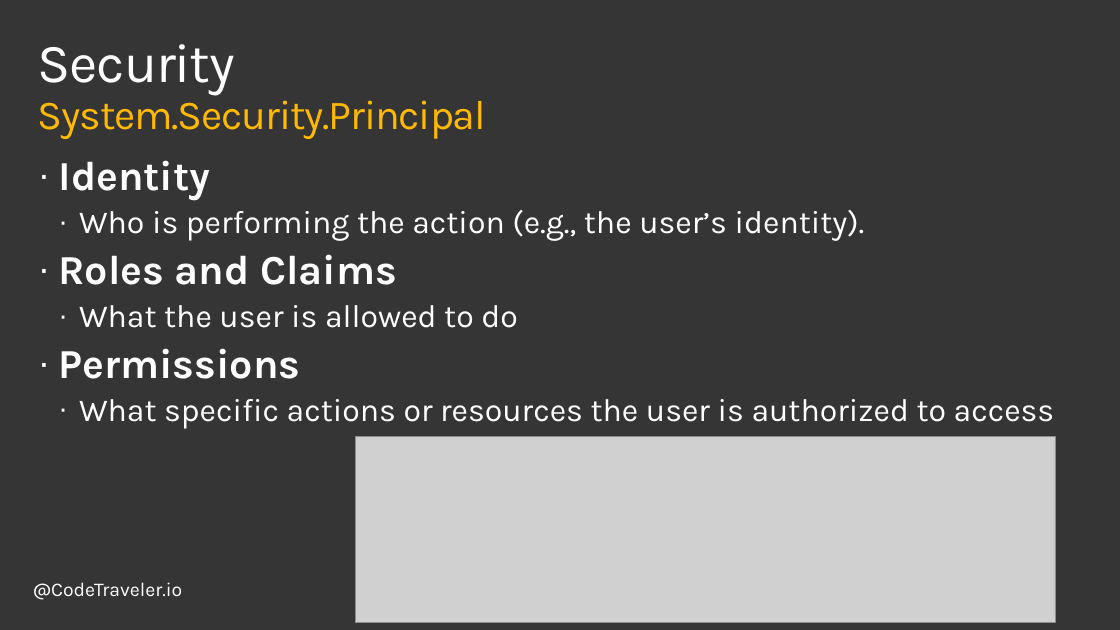
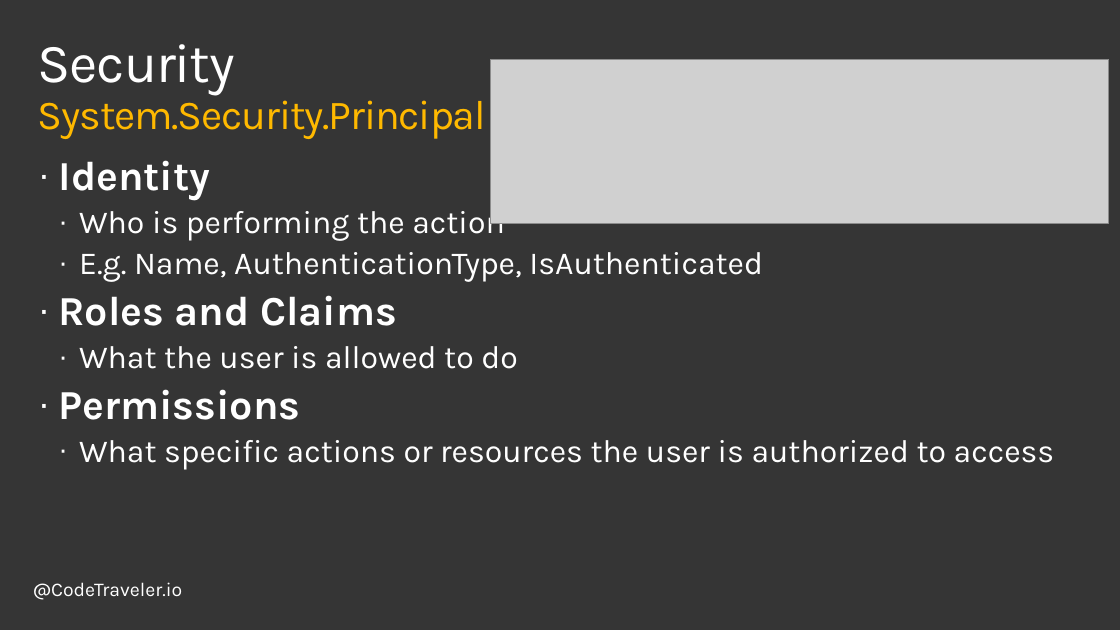
Before and after one commit to TheCodeTraveler/BecomeAnExpertWithAsyncAwait, a slide deck: slide 3 of 3. .NET Internals/Internals.pptx. Drawn at 1120x630 pixels with LibreOffice and Linux fonts; fonts in the diff are those of the drawing; grey boxes stand for pictures; background and template pictures are left out. Boxes give left, top, right and bottom in pixels: in the first picture for what was removed or moved away, otherwise in the second. Text is boxed around its words. In the diff, an @@ line names an element or a change of style, - is before the commit and + after.

```diff
--- a/3. .NET Internals/Internals.pptx
+++ b/3. .NET Internals/Internals.pptx
@@ picture: place and size @@
-picture at [355,436,1055,622]
+picture at [491,59,1109,223]
@@ text at [79,205,763,282]: text changed @@
-  · Who is performing the action (e.g., the user’s identity).
+  · Who is performing the action
+  · E.g. Name, AuthenticationType, IsAuthenticated
```
Also in this commit, not shown: 1 other slide changed.
